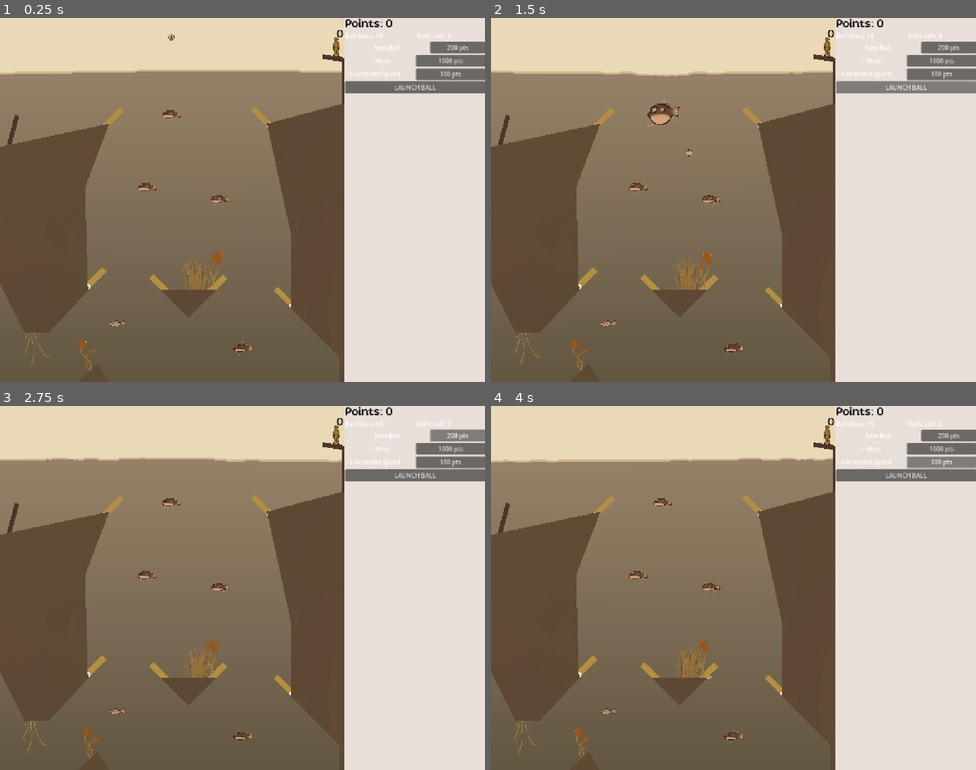
Above: before the commit, frames 1-4 (two rows, left to right).
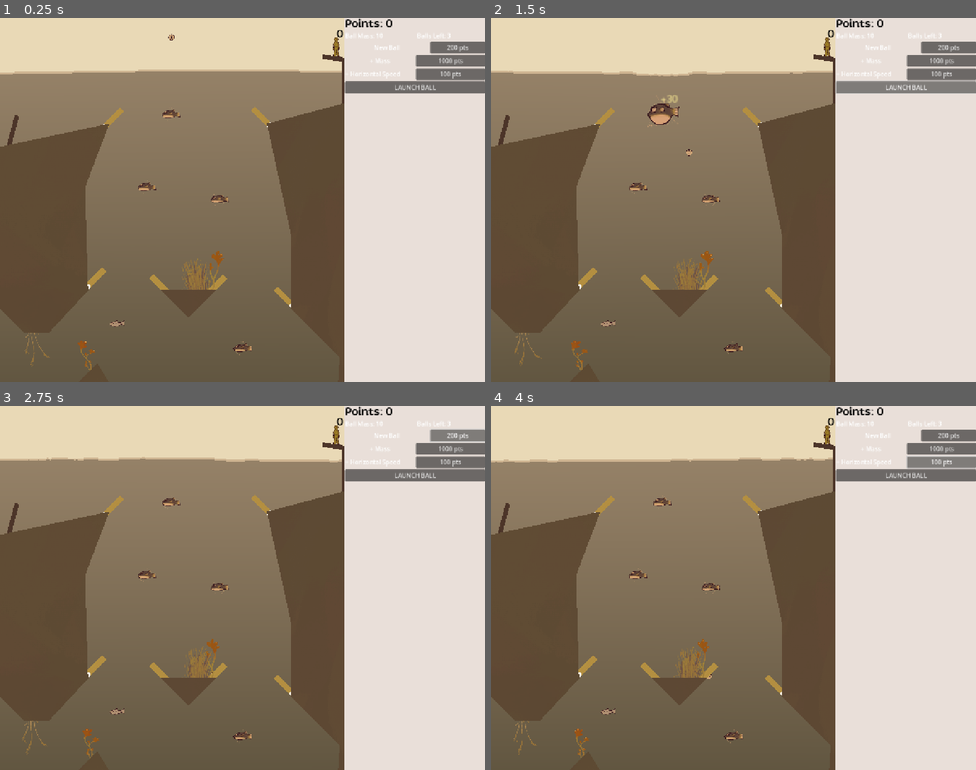
Above: after the commit, the same moments.

Repository: AlexSabetti/pinballgamedanglingpointers
Game: Godot game, scene res://Scenes/Levels/dev_level.tscn
The game is run twice, just before and just after one commit, with the same random seed, the same clock (stepped at 60 frames per second) and the same inputs.
Inputs:
- Up to frame 1 (0.25 s): no input
- Up to frame 2 (1.5 s): click "LAUNCH BALL" at 0.5 s; click "LAUNCH BALL" at 1.25 s
- Up to frame 3 (2.75 s): click "200 pts" at 2 s
- Up to frame 4 (4 s): click "1000 pts" at 2.75 s; click "100 pts" at 3.5 s

The runs differ from the first frame. In frame 1, less than 0.1% of the frame differs, in the area x 0-3%, y 73-80%; in frame 2, 0.1%, in the area x 0-39%, y 21-81%; in frame 3, 0.1%; in frame 4, less than 0.1%.

Commit message:
minor changes to geometry and puffer fish
adjusted level geometry and added point visualizer for when hitting puffer fish

Diff:
--- a/Scenes/Entities/bumper.tscn
+++ b/Scenes/Entities/bumper.tscn
@@ -1,10 +1,11 @@
-[gd_scene load_steps=9 format=3 uid="uid://dydf8crpits10"]
+[gd_scene load_steps=10 format=3 uid="uid://dydf8crpits10"]
 
 [ext_resource type="Script" uid="uid://ckw1orir0tclo" path="res://Scripts/Bumper.gd" id="1_lm8a7"]
 [ext_resource type="SpriteFrames" uid="uid://dvx67jk2jqup4" path="res://Resources/Textures/Sprites/SpriteFrames/SF_pufferFish_UNPUFFED.tres" id="2_vdtve"]
 [ext_resource type="SpriteFrames" uid="uid://bk8h60wsfarc2" path="res://Resources/Textures/Sprites/SpriteFrames/SF_pufferFish_PUFFED.tres" id="3_b0xc7"]
 [ext_resource type="Shader" uid="uid://dijotpds2iucp" path="res://Resources/Shaders/SM_Wobble1.tres" id="4_0egux"]
 [ext_resource type="Texture2D" uid="uid://c5hbnn4w6ke30" path="res://Resources/Textures/NormalMaps/7864-normal.jpg" id="5_txshi"]
+[ext_resource type="Theme" uid="uid://cfr4cfecy82wt" path="res://Resources/Themes/Theme_genText.tres" id="6_txshi"]
 
 [sub_resource type="PhysicsMaterial" id="PhysicsMaterial_vdtve"]
 bounce = 2.0
@@ -42,4 +43,13 @@
 [node name="Timer" type="Timer" parent="."]
 one_shot = true
 
+[node name="PointLabel" type="Label" parent="."]
+offset_top = -31.0
+offset_right = 40.0
+offset_bottom = -8.0
+scale = Vector2(1e-05, 1e-05)
+theme = ExtResource("6_txshi")
+theme_override_colors/font_color = Color(0.899779, 0.849829, 0.586366, 1)
+theme_override_font_sizes/font_size = 16
+
 [connection signal="timeout" from="Timer" to="." method="_on_timer_timeout"]
--- a/Scenes/Entities/collectable.tscn
+++ b/Scenes/Entities/collectable.tscn
@@ -1,9 +1,10 @@
-[gd_scene load_steps=7 format=3 uid="uid://c31odm5i6n0c6"]
+[gd_scene load_steps=8 format=3 uid="uid://c31odm5i6n0c6"]
 
 [ext_resource type="Script" uid="uid://hnkfujmqpkui" path="res://Scripts/collectable.gd" id="1_yicvy"]
 [ext_resource type="Shader" uid="uid://dijotpds2iucp" path="res://Resources/Shaders/SM_Wobble1.tres" id="3_jt01v"]
 [ext_resource type="SpriteFrames" uid="uid://btpgrd6o8qnw5" path="res://Resources/Textures/Sprites/SpriteFrames/SF_greyFish.tres" id="4_nayn7"]
 [ext_resource type="Texture2D" uid="uid://c5hbnn4w6ke30" path="res://Resources/Textures/NormalMaps/7864-normal.jpg" id="4_v3y3w"]
+[ext_resource type="Theme" uid="uid://cfr4cfecy82wt" path="res://Resources/Themes/Theme_genText.tres" id="5_v3y3w"]
 
 [sub_resource type="CircleShape2D" id="CircleShape2D_vdtve"]
 radius = 3.78431
@@ -38,4 +39,13 @@
 wait_time = 3.0
 one_shot = true
 
+[node name="PointLabel" type="Label" parent="."]
+offset_top = -31.0
+offset_right = 40.0
+offset_bottom = -8.0
+scale = Vector2(1e-05, 1e-05)
+theme = ExtResource("5_v3y3w")
+theme_override_colors/font_color = Color(0.899779, 0.849829, 0.586366, 1)
+theme_override_font_sizes/font_size = 16
+
 [connection signal="timeout" from="Timer" to="." method="_on_timer_timeout"]
--- a/Scenes/Levels/dev_level.tscn
+++ b/Scenes/Levels/dev_level.tscn
@@ -174,6 +174,9 @@
 [node name="Bumper4" parent="Entities" instance=ExtResource("3_5de3p")]
 position = Vector2(448, 256)
 
+[node name="Bumper5" parent="Entities" instance=ExtResource("3_5de3p")]
+position = Vector2(-96, 1184)
+
 [node name="Collectable" parent="Entities" instance=ExtResource("8_2yaf2")]
 position = Vector2(308, 808)
 point_value = 20
@@ -276,13 +279,13 @@
 [node name="StaticPolygon2D" type="StaticBody2D" parent="Geometry"]
 
 [node name="CollisionPolygon2D" type="CollisionPolygon2D" parent="Geometry/StaticPolygon2D"]
-polygon = PackedVector2Array(1280, 127, 704, 279, 768, 575, 768, 767, 896, 895, 896, 1279, 1280, 1279)
+polygon = PackedVector2Array(1280, 127, 704, 279, 768, 575, 768, 767, 896, 895, 880, 1151, 896, 1279, 896, 1663, 1472, 1663, 1472, 127)
 
 [node name="Polygon2D" type="Polygon2D" parent="Geometry/StaticPolygon2D"]
 texture_repeat = 2
 color = Color(0.776471, 0.776471, 0.776471, 1)
 texture = ExtResource("9_6nybb")
-polygon = PackedVector2Array(1280, 127, 704, 279, 768, 575, 768, 767, 896, 895, 896, 1279, 1280, 1279)
+polygon = PackedVector2Array(1280, 127, 704, 279, 768, 575, 768, 767, 896, 895, 880, 1151, 896, 1279, 896, 1663, 1472, 1663, 1472, 127)
 
 [node name="LightOccluder2D" type="LightOccluder2D" parent="Geometry/StaticPolygon2D"]
 visible = false
@@ -292,13 +295,13 @@
 [node name="StaticPolygon2D2" type="StaticBody2D" parent="Geometry"]
 
 [node name="CollisionPolygon2D" type="CollisionPolygon2D" parent="Geometry/StaticPolygon2D2"]
-polygon = PackedVector2Array(-128, 367, 288, 279, 224, 447, 232, 719, 128, 831, 64.0488, 831, 0, 703, -128, 703)
+polygon = PackedVector2Array(-128, 367, 288, 279, 224, 447, 232, 719, 128, 831, 64.0488, 831, 0, 767, -64, 703, -192, 703, -256, 767, -384, 831, -512, 831, -512, 511)
 
 [node name="Polygon2D" type="Polygon2D" parent="Geometry/StaticPolygon2D2"]
 texture_repeat = 2
 color = Color(0.776471, 0.776471, 0.776471, 1)
 texture = ExtResource("9_6nybb")
-polygon = PackedVector2Array(-128, 367, 288, 279, 224, 447, 232, 719, 128, 831, 64.0488, 831, 0, 703, -128, 703)
+polygon = PackedVector2Array(-128, 367, 288, 279, 224, 447, 232, 719, 128, 831, 64.0488, 831, 0, 767, -64, 703, -192, 703, -256, 767, -384, 831, -512, 831, -512, 511)
 
 [node name="LightOccluder2D" type="LightOccluder2D" parent="Geometry/StaticPolygon2D2"]
 visible = false
@@ -327,6 +330,17 @@
 color = Color(0.776471, 0.776471, 0.776471, 1)
 texture = ExtResource("9_6nybb")
 polygon = PackedVector2Array(640, 1087, 768, 1087, 704, 1215, 640, 1215)
+
+[node name="StaticPolygon2D5" type="StaticBody2D" parent="Geometry"]
+
+[node name="CollisionPolygon2D" type="CollisionPolygon2D" parent="Geometry/StaticPolygon2D5"]
+polygon = PackedVector2Array(-512, 1023, -512, 1407, -384, 1407, -320, 1023)
+
+[node name="Polygon2D" type="Polygon2D" parent="Geometry/StaticPolygon2D5"]
+texture_repeat = 2
+color = Color(0.776471, 0.776471, 0.776471, 1)
+texture = ExtResource("9_6nybb")
+polygon = PackedVector2Array(-512, 1023, -512, 1407, -384, 1407, -320, 1023)
 
 [editable path="Water2d"]
 [editable path="Water2d2"]
--- a/Scripts/Bumper.gd
+++ b/Scripts/Bumper.gd
@@ -11,6 +11,7 @@
 @onready var Collider:CollisionShape2D = $CollisionShape2D
 @onready var Sprite:AnimatedSprite2D = $AnimatedSprite2D
 @onready var puffTimer:Timer = $Timer
+@onready var pointLabel:Label = $PointLabel
 
 func _ready() -> void:
 	#signal_manager.connect("bumper_hit", bumper_hit)
@@ -21,6 +22,8 @@
 func bumper_hit() -> void:
 	var tween = create_tween()
 	tween.tween_property(self, "scale", Vector2(1.75,1.75), 0.2).from(Vector2(1.0,1.0)).set_trans(Tween.TRANS_ELASTIC)
+	pointLabel.text = "+" + str(point_value)
+	tween.parallel().tween_property(pointLabel, "scale",  Vector2(1.0,1.0), 0.2).from(Vector2(0.0,0.0)).set_trans(Tween.TRANS_ELASTIC)
 	Sprite.sprite_frames = bumpedSpriteFrames
 	puffTimer.start()
 	print("PUFF!")
@@ -31,4 +34,5 @@
 func _on_timer_timeout() -> void:
 	var tween = create_tween()
 	tween.tween_property(self, "scale", Vector2(1.0,1.0), 0.25).set_trans(Tween.TRANS_BOUNCE)
+	tween.parallel().tween_property(pointLabel, "scale",  Vector2(0.0,0.0), 0.25).set_trans(Tween.TRANS_BOUNCE)
 	Sprite.sprite_frames = idleSpriteFrames
--- a/Scripts/collectable.gd
+++ b/Scripts/collectable.gd
@@ -10,11 +10,14 @@
 @onready var Collider:CollisionShape2D = $CollisionShape2D
 @onready var Sprite:AnimatedSprite2D = $AnimatedSprite2D
 @onready var timer:Timer = $Timer
+@onready var pointLabel:Label = $PointLabel
 
 # function for when the bumper gets hit
 func collectable_hit() -> void:
 	var tween = create_tween()
 	tween.tween_property(self, "scale", Vector2(0.0, 0.0), 0.2).from(Vector2(1.0,1.0)).set_trans(Tween.TRANS_ELASTIC)
+	pointLabel.text = "+" + str(point_value)
+	tween.parallel().tween_property(pointLabel, "scale",  Vector2(1.0,1.0), 0.2).from(Vector2(0.0,0.0)).set_trans(Tween.TRANS_ELASTIC)
 	print("colected!!")
 	SoundManager2D.PlaySoundQueue2D("SQ_slip")
 	Global.gameLogic.update_points(point_value)
@@ -24,4 +27,5 @@
 func _on_timer_timeout() -> void:
 	var tween = create_tween()
 	tween.tween_property(self, "scale", Vector2(1.0, 1.0), 0.2).set_trans(Tween.TRANS_ELASTIC)
+	tween.parallel().tween_property(pointLabel, "scale",  Vector2(0.0,0.0), 0.25).set_trans(Tween.TRANS_BOUNCE)
 	isActive = true
